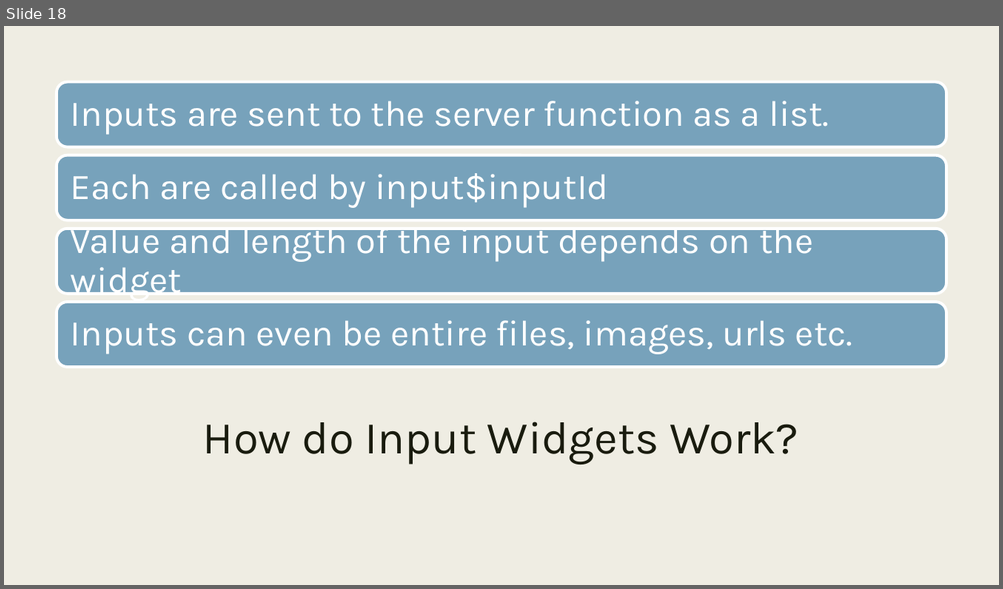
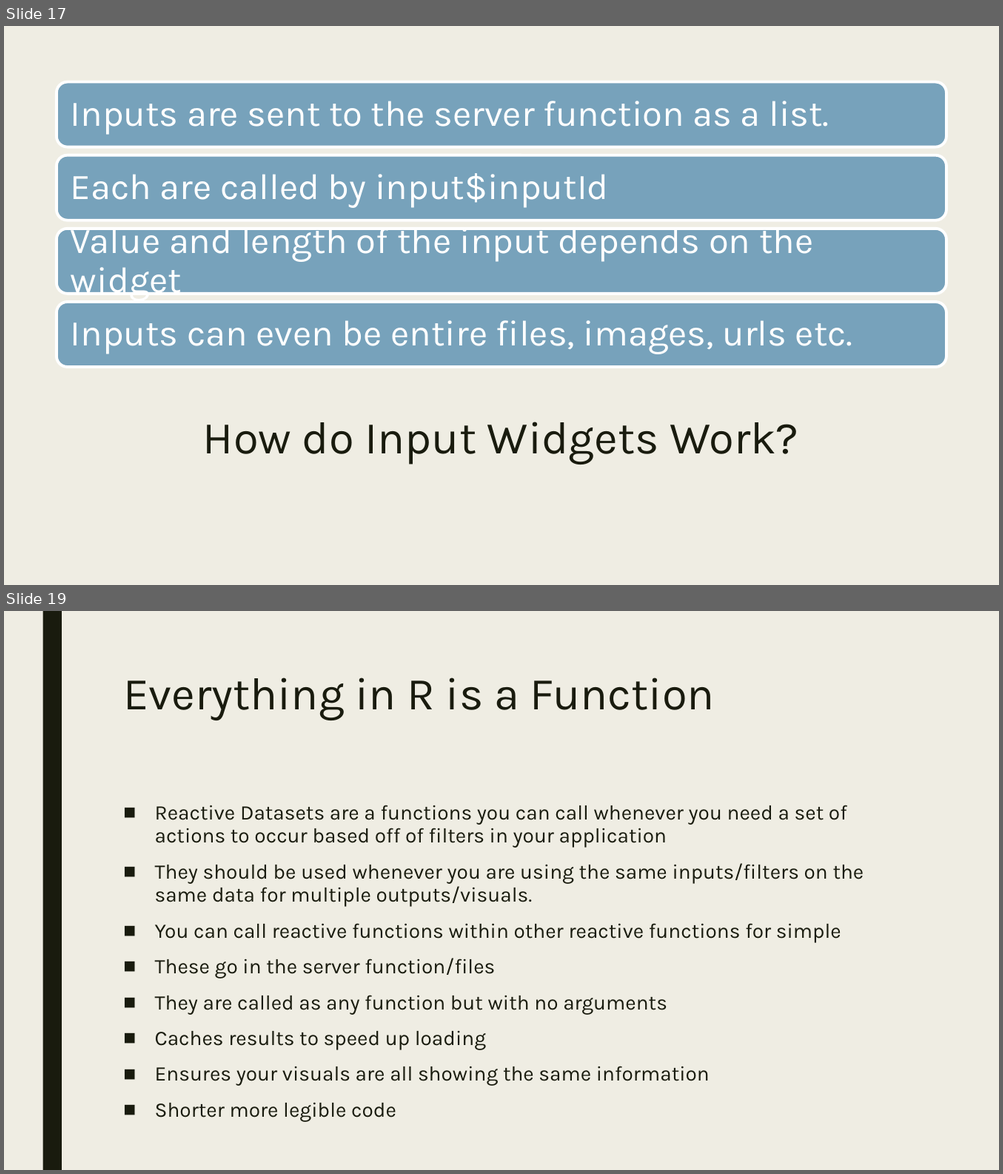
Before and after one commit to RforOperations2018/Class_4, a slide deck: Class_4.pptx. Shown one above the other, each under a label of ours: slide 18 before the commit, slides 17 and 19 after it; the slides between them are not shown. The pictures are 1003x589 and 1003x1174 pixels, drawn with LibreOffice and Linux fonts; fonts in the diff are those of the drawing. Boxes give left, top, right and bottom in pixels: in the first picture for what was removed or moved away, otherwise in the second. Text is boxed around its words. In the diff, an @@ line names an element or a change of style, - is before the commit and + after.

Commit message:
Slides

```diff
--- a/Class_4.pptx
+++ b/Class_4.pptx
@@ slide 19 added at (x1=4, y1=611, x2=999, y2=1170), background #EFEDE3; not listed: 1 template element that a slide beside it also shows @@
@@ title added at (x1=123, y1=678, x2=714, y2=721), 44 pt, text #191B0E @@
+Everything in R is a Function
@@ text added at (x1=155, y1=805, x2=864, y2=1122), 20 pt, text #191B0E @@
+■ Reactive Datasets are a functions you can call whenever you need a set of actions to occur based off of filters in your application
+■ They should be used whenever you are using the same inputs/filters on the same data for multiple outputs/visuals.
+■ You can call reactive functions within other reactive functions for simple
+■ These go in the server function/files
+■ They are called as any function but with no arguments
+■ Caches results to speed up loading
+■ Ensures your visuals are all showing the same information
+■ Shorter more legible code
@@ what was slide 18 is now slide 17 @@
```
Also in this commit, not shown: 2 other slides added, 1 slide removed.
